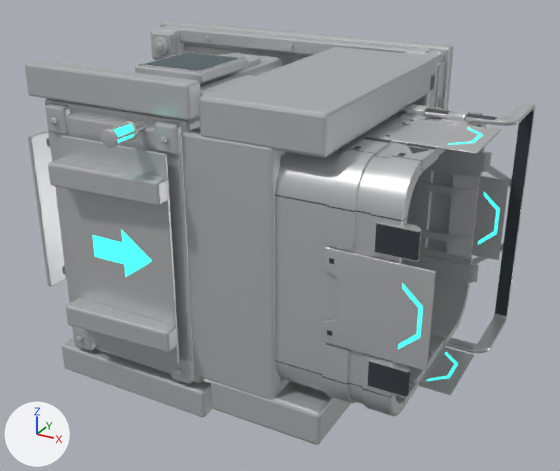
One commit to the OBJ model assets/models/SM_TeleporterItemOutput.obj: the scene before it, then after it.
Both versions are drawn from a 50 mm camera at (378.0, -742.0, 272.0) aimed at (57.0, -160.0, -19.0). Every picture has the same lights, and +X, +Y and +Z are marked at lower left. The first picture is the older version. Where no turn or scale is listed for an object, it has been applied to the vertices.

The first picture shows 'SM_TeleporterItemOutput'.
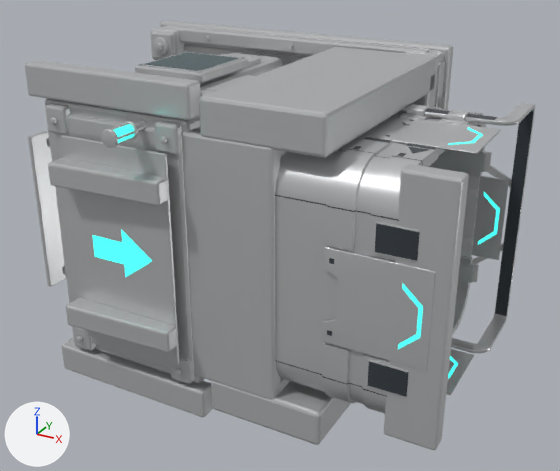
Boxes [x1, y1, x2, y2] around the edits, measured in the pictures (560 x 471 px):
'SM_TeleporterItemOutput', reshaped: before [25, 20, 535, 445]; after [25, 20, 535, 450]
part 1 of me_sm_teleporteritemoutput, added: after [384, 164, 469, 450]

What changed in the scene script:
```text
Change me_sm_teleporteritemoutput:
    used by ob_sm_teleporteritemoutput; location = (0.0, 0.0, 0.0)
    remove me_sm_teleporteritemoutput.from_pydata(...)  # 13712 vertices, 26036 faces, 13 loose edges; spans x -180.0..253.0, y -323.0..0.0, z -146.0..147.0
    add me_sm_teleporteritemoutput.from_pydata(...)  # 13768 vertices, 26144 faces, 13 loose edges; spans x -180.0..255.0, y -323.0..0.0, z -146.0..147.0
    me_sm_teleporteritemoutput part 1: the loose piece of 56 vertices spanning x 20.0..118.0, y -282.0..-268.0, z -109.0..109.0 is copied, and the copy is scaled about its middle by (0.419, 1.25, 0.986), then moved by (165.0, 3.0, 0.0); it spans x 213.0..255.0, y -280.0..-264.0, z -107.0..107.0
```
